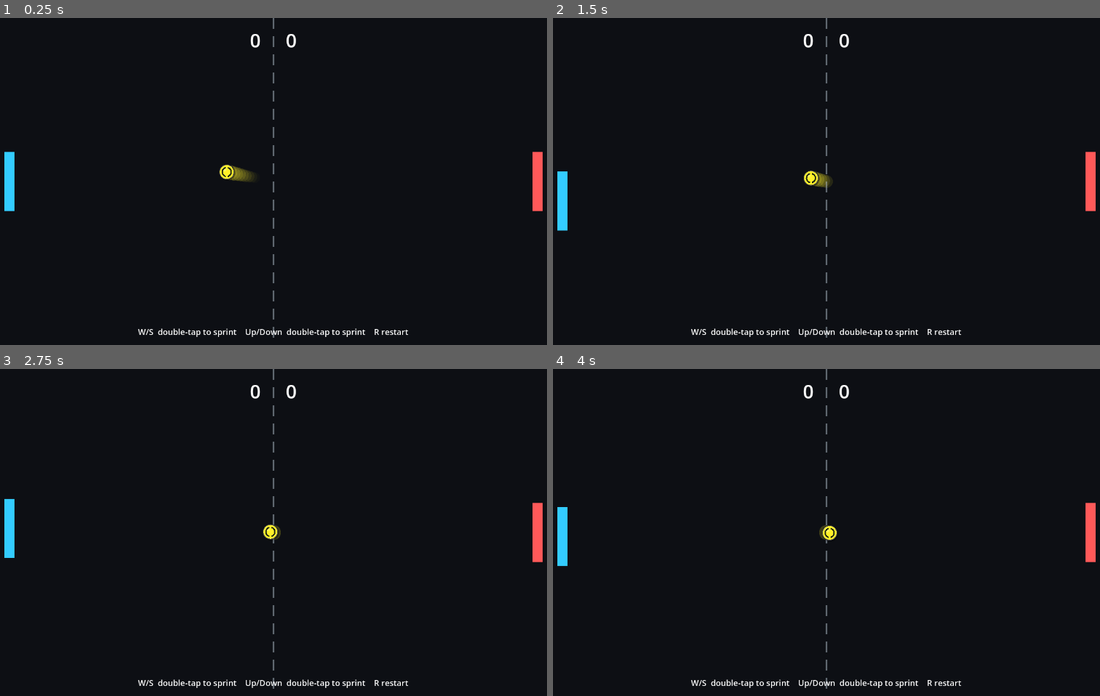
Above: before the commit, frames 1-4 (two rows, left to right).
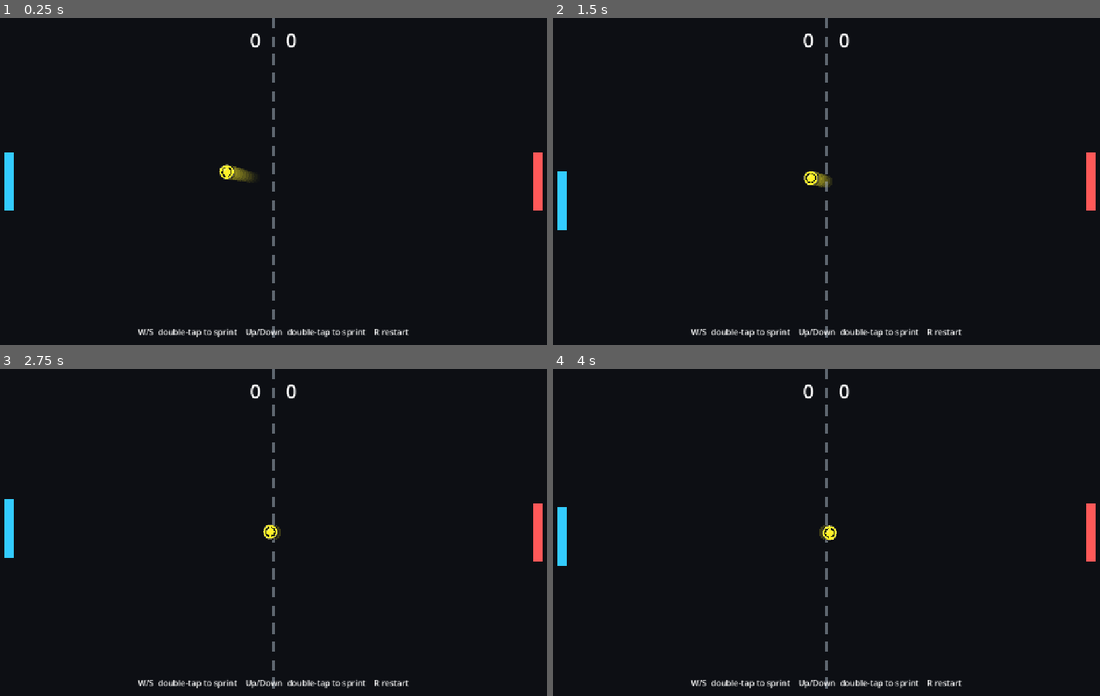
Above: after the commit, the same moments.

Repository: rekabrnalla/pong-game
Game: Godot game, scene res://scenes/main.tscn
Two runs of this game, one before a commit and one after it. Both use one fixed random seed, a clock stepped at 60 frames per second and the inputs below.
Inputs:
- Up to frame 1 (0.25 s): no input
- Up to frame 2 (1.5 s): tap Enter at 0.5, 1.25 s; hold W 0.53-1.28 s; hold R 0.53-1.28 s; hold S from 1.28 s (still down); tap R at 1.35 s
- Up to frame 3 (2.75 s): tap Enter at 2 s; release S at 2.03 s; hold W from 2.03 s (still down); hold R from 2.03 s (still down)
- Up to frame 4 (4 s): tap Enter at 2.75, 3.5 s; release R at 2.78 s; tap R at 2.85 s; release W at 3.53 s; hold S from 3.53 s (still down); hold R from 3.53 s (still down)

The runs differ from the first frame. In frame 1, 0.9% of the frame differs, in the area x 0-100%, y 0-98%; in frame 2, 0.9%; in frame 3, 0.9%; in frame 4, 0.9%.

Commit message:
Fix web viewport scaling

Diff:
--- a/project.godot
+++ b/project.godot
@@ -18,9 +18,12 @@
 
 window/size/viewport_width=1280
 window/size/viewport_height=720
-window/size/resizable=false
+window/size/resizable=true
+window/stretch/mode="canvas_items"
+window/stretch/aspect="keep"
 
 [rendering]
 
 renderer/rendering_method="gl_compatibility"
 renderer/rendering_method.mobile="gl_compatibility"
+textures/vram_compression/import_etc2_astc=true
--- a/scripts/main.gd
+++ b/scripts/main.gd
@@ -58,7 +58,6 @@
 
 
 func _ready() -> void:
-	get_window().size = Vector2i(SCREEN_SIZE)
 	create_game_objects()
 	reset_round()
 
Not shown, added: export_presets.cfg
Not shown, changed: .gitignore
